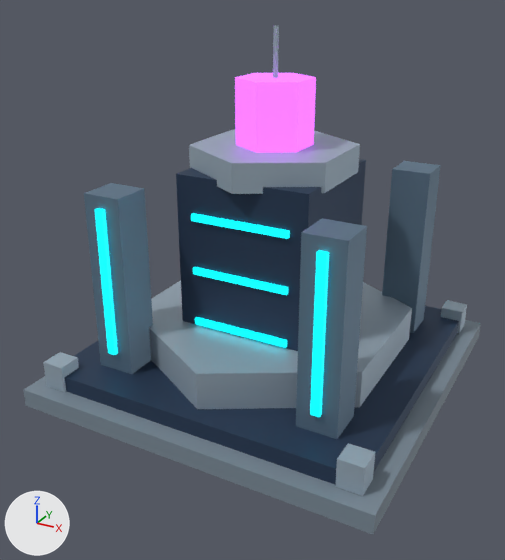
The Blender file art/core_low.blend, before and after one commit.
Camera for both pictures: a 50 mm lens placed at (3.88, -7.62, 5.11), pointed at (-0.08, -0.43, 1.51). Arrows for +X, +Y and +Z are at lower left; the lights stay in place. The older version comes first.

Objects in the first picture: 'Antenna', 'Archive monolith', 'Armored buttress.001', 'Armored buttress.002', 'Armored buttress.003', 'Corner lock.001', 'Corner lock.002', 'Corner lock.003', 'Crown', 'Foundation', 'Octagonal pedestal', 'Signal crystal', 'Signal strip.001', 'Signal strip.003', 'Undercarriage' and 3 more.
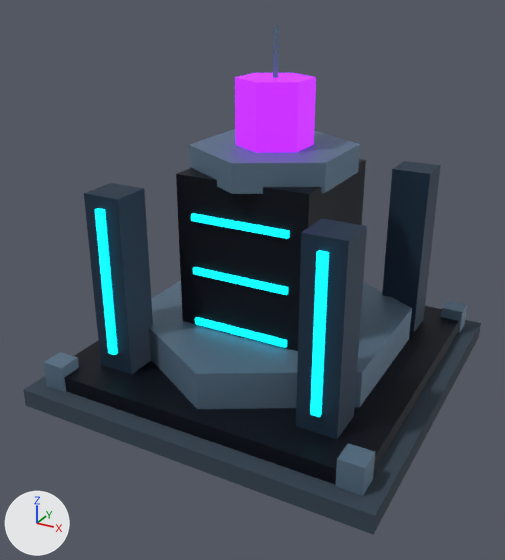
Pixel boxes [x1, y1, x2, y2] of what changed, in the pictures (505 x 560 px):
'Undercarriage', recoloured (darker)
    both: [64, 306, 459, 485]
'Archive monolith', recoloured (darker)
    both: [176, 159, 366, 351]
'Foundation', recoloured (greyish blue to dark blue)
    both: [23, 320, 481, 534]
'Octagonal pedestal', recoloured (darker)
    both: [149, 280, 412, 409]
'Armored buttress.003', recoloured (blue to dark blue)
    both: [296, 218, 367, 439]
'Armored buttress.001', recoloured (blue to dark blue)
    both: [84, 183, 153, 374]
'Crown', recoloured (darker)
    both: [189, 130, 360, 194]
'Armored buttress.002', recoloured (blue to dark blue)
    both: [382, 161, 441, 333]
'Signal crystal', recoloured
    both: [235, 73, 316, 153]
'Corner lock.003', recoloured (darker)
    both: [335, 443, 375, 496]
'Corner lock.001', recoloured (darker)
    both: [43, 352, 79, 392]
'Corner lock.002', recoloured (darker)
    both: [441, 300, 467, 333]
'Antenna', recoloured (darker)
    both: [273, 25, 279, 78]

The edits, one by one:
Material 'concrete' (mat_concrete) changes colour from greyish blue #7d8c99 to dark blue #344351; in linear values from (0.204, 0.263, 0.318) to (0.0343, 0.0561, 0.0823).
Material 'dark' (mat_dark) changes colour from dark blue #32455f to black #080f1d; in linear values from (0.0314, 0.0588, 0.114) to (0.00243, 0.00478, 0.0123).
Material 'edge' (mat_edge) changes colour from light grey #acbdcb to blue #698298; in linear values from (0.412, 0.51, 0.596) to (0.141, 0.223, 0.314).
Material 'armor' (mat_armor) changes colour from blue #6c859a to dark blue #263c52; in linear values from (0.149, 0.235, 0.322) to (0.0194, 0.0452, 0.0844).
In material 'violet' (mat_violet), emission_color goes from (0.69, 0.149, 1.0) (purple #d86cff) to (0.434, 0.0194, 1.0) (purple #b026ff).
